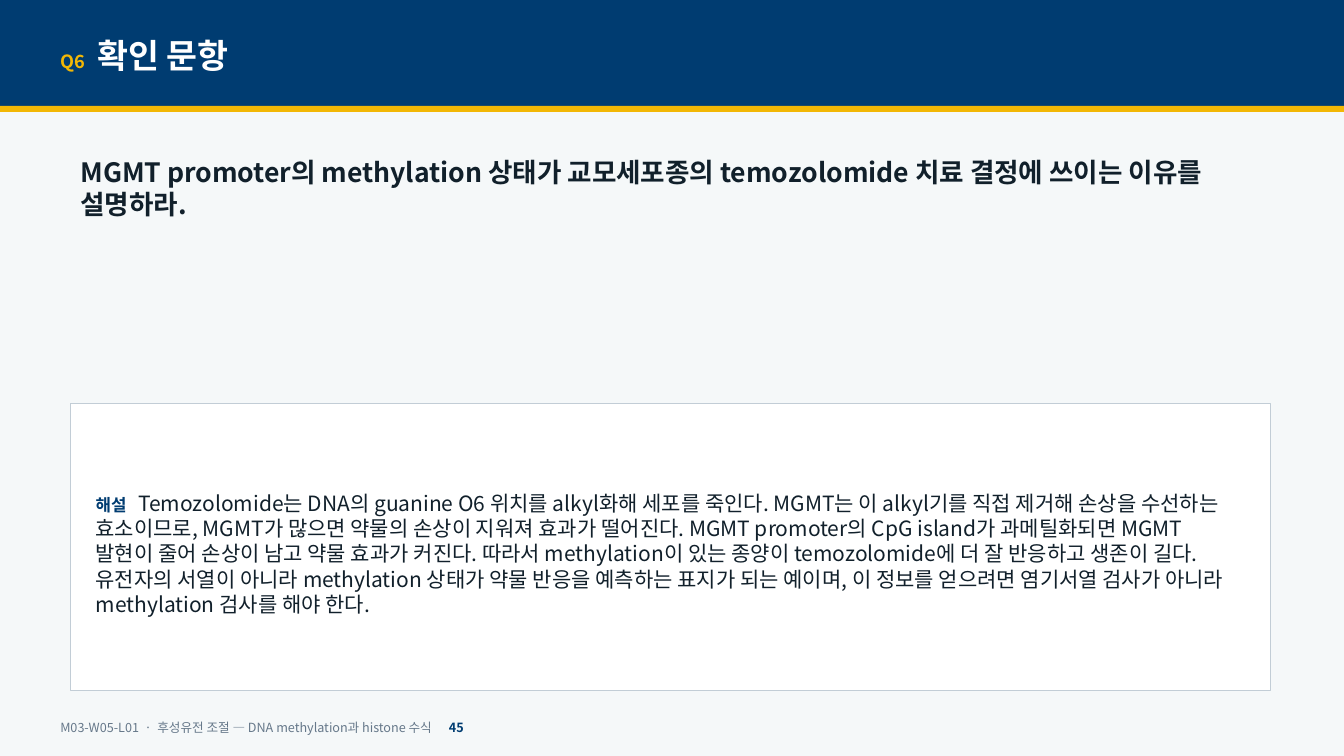
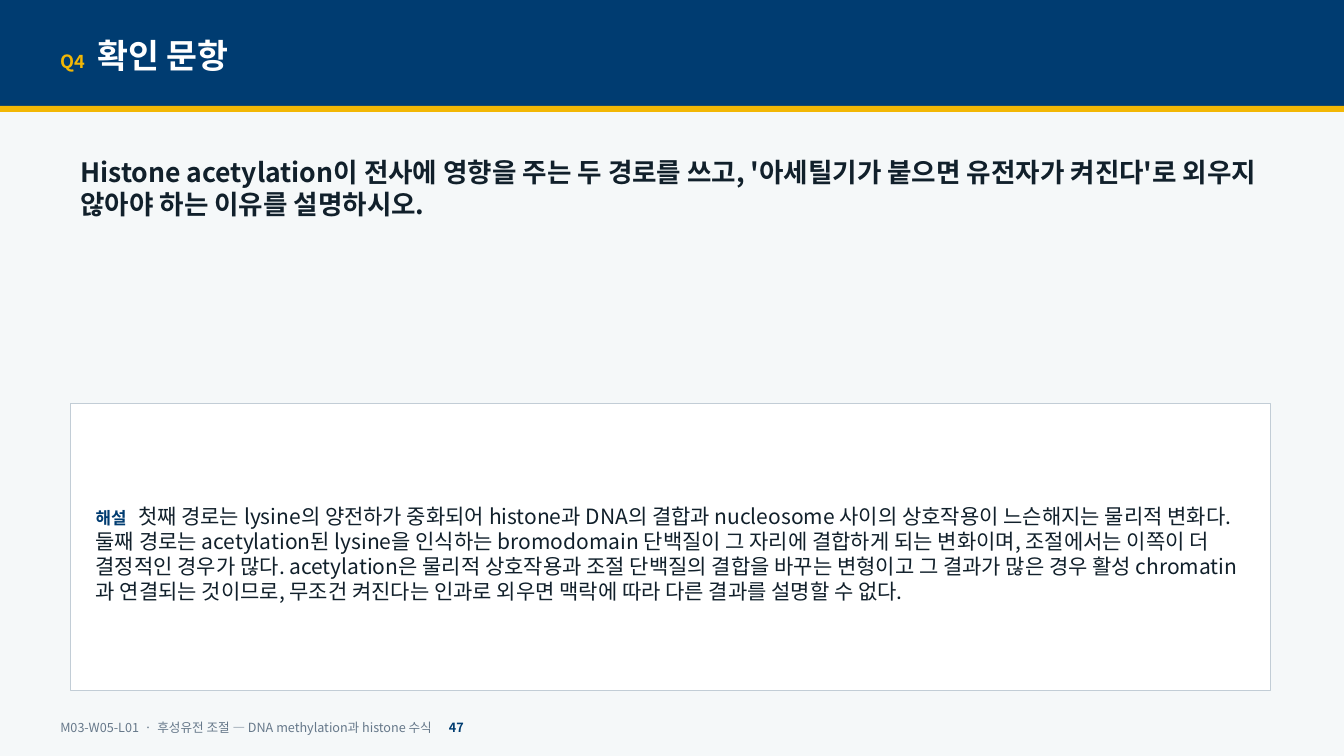
Before and after one commit to hoperiasd2/hoperiasd2.github.io, a slide deck: slide 47 of curriculum/M03/W05/L01/slides.pptx (slide 45 before the commit). Drawn at 1344x756 pixels with LibreOffice and Linux fonts; fonts in the diff are those of the drawing. Boxes give left, top, right and bottom in pixels: in the first picture for what was removed or moved away, otherwise in the second. Text is boxed around its words. In the diff, an @@ line names an element or a change of style, - is before the commit and + after.

```diff
--- a/curriculum/M03/W05/L01/slides.pptx
+++ b/curriculum/M03/W05/L01/slides.pptx
@@ text at <box>60,39,229,72</box>: text changed @@
-Q6 확인 문항
+Q4 확인 문항
@@ text at <box>80,159,1256,217</box>: text changed @@
-MGMT promoter의 methylation 상태가 교모세포종의 temozolomide 치료 결정에 쓰이는 이유를 설명하라.
+Histone acetylation이 전사에 영향을 주는 두 경로를 쓰고, '아세틸기가 붙으면 유전자가 켜진다'로 외우지 않아야 하는 이유를 설명하시오.
@@ text in rectangle at <box>96,506,1232,603</box>: text changed @@
-해설 Temozolomide는 DNA의 guanine O6 위치를 alkyl화해 세포를 죽인다. MGMT는 이 alkyl기를 직접 제거해 손상을 수선하는 효소이므로, MGMT가 많으면 약물의 손상이 지워져 효과가 떨어진다. MGMT promoter의 CpG island가 과메틸화되면 MGMT 발현이 줄어 손상이 남고 약물 효과가 커진다. 따라서 methylation이 있는 종양이 temozolomide에 더 잘 반응하고 생존이 길다. 유전자의 서열이 아니라 methylation 상태가 약물 반응을 예측하는 표지가 되는 예이며, 이 정보를 얻으려면 염기서열 검사가 아니라 methylation 검사를 해야 한다.
+해설 첫째 경로는 lysine의 양전하가 중화되어 histone과 DNA의 결합과 nucleosome 사이의 상호작용이 느슨해지는 물리적 변화다. 둘째 경로는 acetylation된 lysine을 인식하는 bromodomain 단백질이 그 자리에 결합하게 되는 변화이며, 조절에서는 이쪽이 더 결정적인 경우가 많다. acetylation은 물리적 상호작용과 조절 단백질의 결합을 바꾸는 변형이고 그 결과가 많은 경우 활성 chromatin과 연결되는 것이므로, 무조건 켜진다는 인과로 외우면 맥락에 따라 다른 결과를 설명할 수 없다.
@@ text at <box>60,721,464,735</box>: text changed @@
-M03-W05-L01 · 후성유전 조절 — DNA methylation과 histone 수식 45
+M03-W05-L01 · 후성유전 조절 — DNA methylation과 histone 수식 47
```
Also in this commit, not shown: 42 other slides changed, 8 slides added, 5 slides removed, 17 other files.
